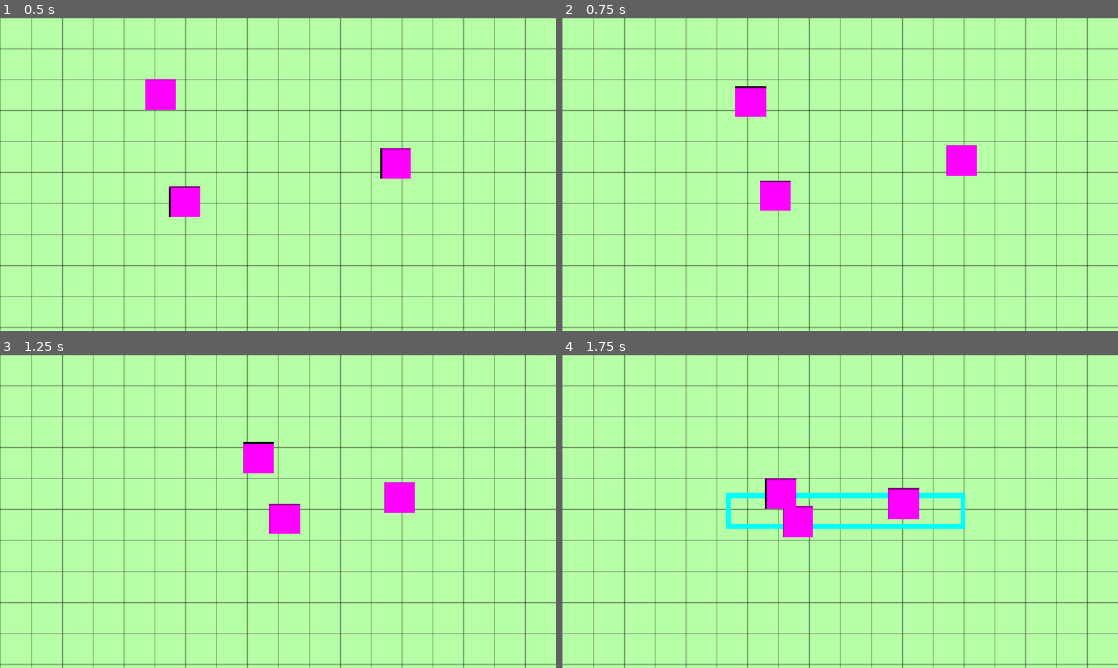
Above: before the commit, frames 1-4 (two rows, left to right).
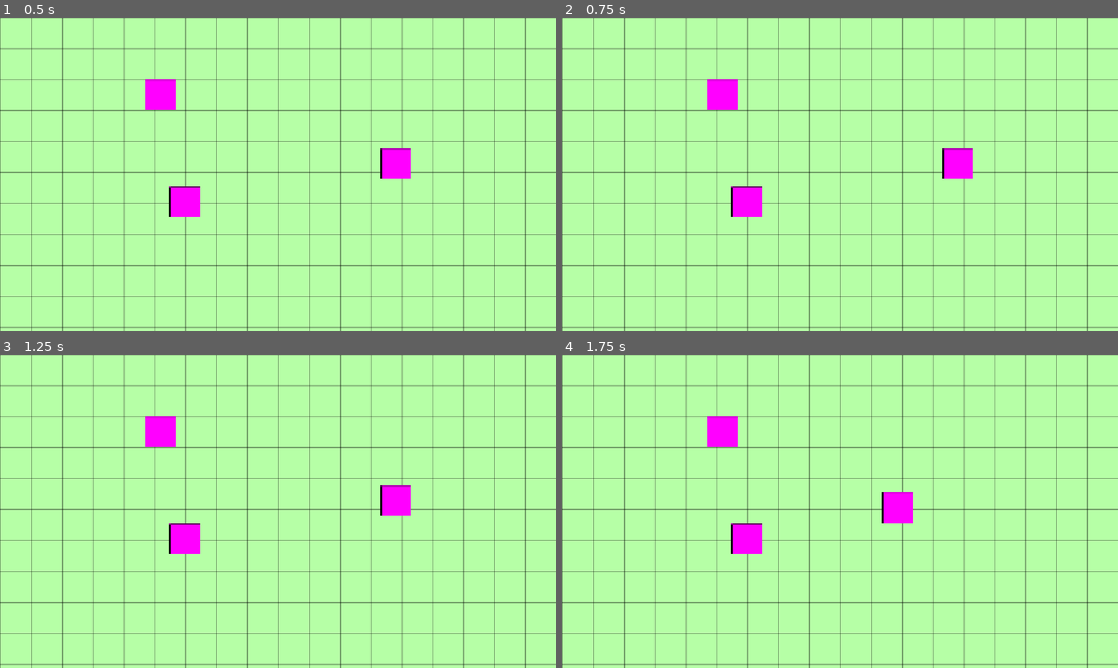
Above: after the commit, the same moments.

Repository: g-santos-m/rts-godot
Game: Godot game, scene res://scenes/test_Scene2.tscn
Two runs of this game, one before a commit and one after it. Both use one fixed random seed, a clock stepped at 60 frames per second and the inputs below. This scene is started directly instead of the project's main scene.
Inputs (mouse positions are in pixels of both pictures, inside the frame that each line leads up to):
- Up to frame 1 (0.5 s): no input
- Up to frame 2 (0.75 s): tap Enter at 0.5 s; move the mouse to (962, 158) at 0.52 s; press the mouse at (962, 158) at 0.53 s
- Up to frame 3 (1.25 s): no input
- Up to frame 4 (1.75 s): release the mouse at (962, 495) at 1.25 s; drag from (728, 527) to (962, 495) at 1.27 s

Frame 1 is identical in both runs. In frame 2, 2.3% of the frame differs, in the area x 26-75%, y 19-64%; in frame 3, 2.5%; in frame 4, 3.7%, in the area x 26-73%, y 19-64%.

Commit message:
prueba 2 movimiento basic unit/ cuadro seleccion y movimiento

Diff:
--- a/rts-godot-project/scenes/entities/units/unidad_test.gd
+++ b/rts-godot-project/scenes/entities/units/unidad_test.gd
@@ -1,64 +1,64 @@
-###extends CharacterBody2D
-###
-###
-###@export var speed = 100
-###var av = Vector2.ZERO
-###var avoid_weight = 0.1
-###var target_radius = 50
-###var selected = false:
-###	set = set_selected
-###var target = null:
-###	set = set_target
-###
-###func set_selected(value):
-###	selected = value
-###	if selected:
-###		pass
-###	else:
-###		pass
-###
-###func set_target(value):
-###	target = value
-###
-###func avoid():
-###	var result = Vector2.ZERO
-###	var neighbours = $Detect.get_overlapping_bodies()
-###	if neighbours:
-###		for n in neighbours:
-###			result += n.position.direction_to(position)
-###		result /= neighbours.size()
-###	return result.normalized()
-###
-####func _input(event):
-####	if event.is_action_pressed("set_target"):
-####		target = get_global_mouse_position()
-###
-###func _physics_process(delta) -> void:
-###	velocity = Vector2.ZERO
-###	if target != null:
-###		velocity = position.direction_to(target)
-###		if position.distance_to(target) > target_radius:
-###			target = null
-###	av = avoid()
-###	velocity = (velocity + av * avoid_weight).normalized() * speed
-###	move_and_collide(velocity * delta)
+extends CharacterBody2D
+
+
+@export var speed = 300
+var av = Vector2.ZERO
+var avoid_weight = 0.1
+var target_radius = 50
+var selected = false:
+	set = set_selected
+var target = null:
+	set = set_target
+
+func set_selected(value):
+	selected = value
+	if selected:
+		$Sprite2D.self_modulate = Color.AQUA;
+	else:
+		$Sprite2D.self_modulate = Color.WHITE;
+
+func set_target(value):
+	target = value
+
+func avoid():
+	var result = Vector2.ZERO
+	var neighbours = $Detect.get_overlapping_bodies()
+	if neighbours:
+		for n in neighbours:
+			result += n.position.direction_to(position)
+		result /= neighbours.size()
+	return result.normalized()
+
+#func _input(event):
+#	if event.is_action_pressed("set_target"):
+#		target = get_global_mouse_position()
+
+func _physics_process(delta) -> void:
+	velocity = Vector2.ZERO
+	if target != null:
+		velocity = position.direction_to(target)
+		if position.distance_to(target) < target_radius:
+			target = null
+	av = avoid()
+	velocity = (velocity + av * avoid_weight).normalized() * speed
+	move_and_collide(velocity * delta)
 	#if velocity != Vector2.ZERO:
 	#	$AnimationPlayer.play("running")
 	#else:
 	#	$AnimationPlater.play("idle")
 
 
-extends CharacterBody2D
-
-@export var speed = 300
-var target = null
-
-func _input(event):
-	if event.is_action_pressed("set_target"):
-		target = get_global_mouse_position()
-
-func _physics_process(delta):
-	if target != null:
-		velocity = position.direction_to(target)
-	velocity = velocity.normalized() * speed
-	move_and_collide(velocity * delta)
+###extends CharacterBody2D
+###
+###@export var speed = 300
+###var target = null
+###
+###func _input(event):
+###	if event.is_action_pressed("set_target"):
+###		target = get_global_mouse_position()
+###
+###func _physics_process(delta):
+###	if target != null:
+###		velocity = position.direction_to(target)
+###	velocity = velocity.normalized() * speed
+###	move_and_collide(velocity * delta)
--- a/rts-godot-project/scenes/entities/units/unidad_test.tscn
+++ b/rts-godot-project/scenes/entities/units/unidad_test.tscn
@@ -11,7 +11,9 @@
 [sub_resource type="CircleShape2D" id="CircleShape2D_k1lsw"]
 radius = 48.83646
 
-[node name="UnidadTest" type="CharacterBody2D" unique_id=1996506914]
+[node name="UnidadTest" type="CharacterBody2D" unique_id=1996506914 groups=["units"]]
+collision_layer = 2
+collision_mask = 3
 script = ExtResource("1_hw2x6")
 
 [node name="Sprite2D" type="Sprite2D" parent="." unique_id=877613637]
@@ -21,6 +23,8 @@
 shape = SubResource("CircleShape2D_byndi")
 
 [node name="Detect" type="Area2D" parent="." unique_id=1330454122]
+collision_layer = 2
+collision_mask = 2
 
 [node name="CollisionShape2D" type="CollisionShape2D" parent="Detect" unique_id=306485596]
 shape = SubResource("CircleShape2D_k1lsw")
--- a/rts-godot-project/scenes/levels/level_1/level_1.gd
+++ b/rts-godot-project/scenes/levels/level_1/level_1.gd
@@ -4,10 +4,10 @@
 
 # Called when the node enters the scene tree for the first time.
 func _ready() -> void:
-    var zombie_1 := zombie_scene.instantiate()
-    zombie_1.name = "zombie_1"
-    zombie_1.global_position = Vector2(128, 128)
-    add_child(zombie_1)
+	var zombie_1 := zombie_scene.instantiate()
+	zombie_1.name = "zombie_1"
+	zombie_1.global_position = Vector2(128, 128)
+	add_child(zombie_1)
 
 # Called every frame. 'delta' is the elapsed time since the previous frame.
 func _process(delta: float) -> void:
--- a/rts-godot-project/scenes/test_scene_2.gd
+++ b/rts-godot-project/scenes/test_scene_2.gd
@@ -3,22 +3,32 @@
 var dragging = false
 var drag_start = Vector2.ZERO
 var select_rect = RectangleShape2D.new()
+var selected = []
 
 func _unhandled_input(event):
 	if event is InputEventMouseButton and event.button_index == MOUSE_BUTTON_LEFT:
 		if event.pressed:
-			dragging = true
-			drag_start = event.position
+			if selected.size() == 0:
+				dragging = true
+				drag_start = get_global_mouse_position()
+			else:
+				for item in selected:
+					item.collider.target = event.position
+					item.collider.selected = false
+				selected = []
 		elif dragging:
 			dragging = false
 			queue_redraw()
-			var drag_end = event.position
-			select_rect.extents = abs(drag_end - drag_start)/2
+			var drag_end = get_global_mouse_position()
+			select_rect.size = abs(drag_end - drag_start)
 			var space = get_world_2d().direct_space_state
 			var q = PhysicsShapeQueryParameters2D.new()
 			q.shape = select_rect
 			q.collision_mask = 2
 			q.transform = Transform2D(0, (drag_end + drag_start)/2)
+			selected = space.intersect_shape(q)
+			for item in selected:
+				item.collider.selected = true
 	if event is InputEventMouseMotion and dragging:
 		queue_redraw()
 
